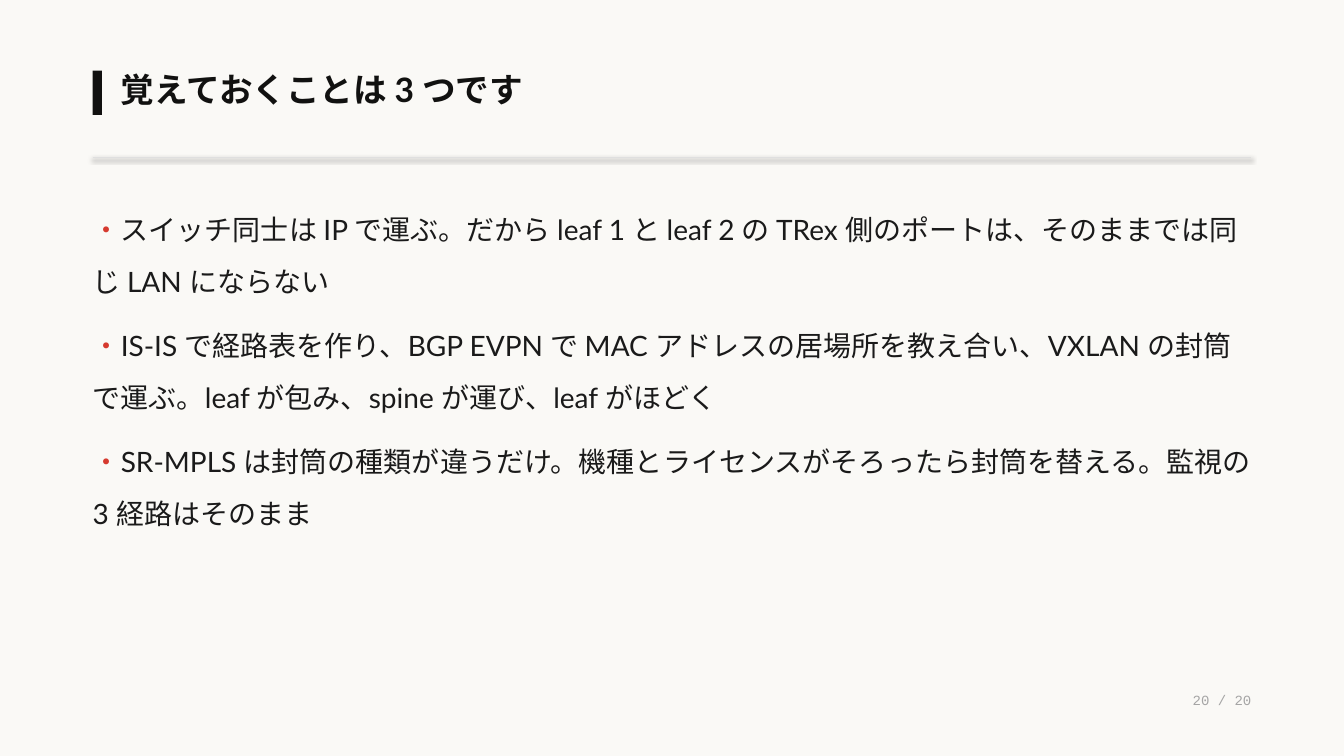
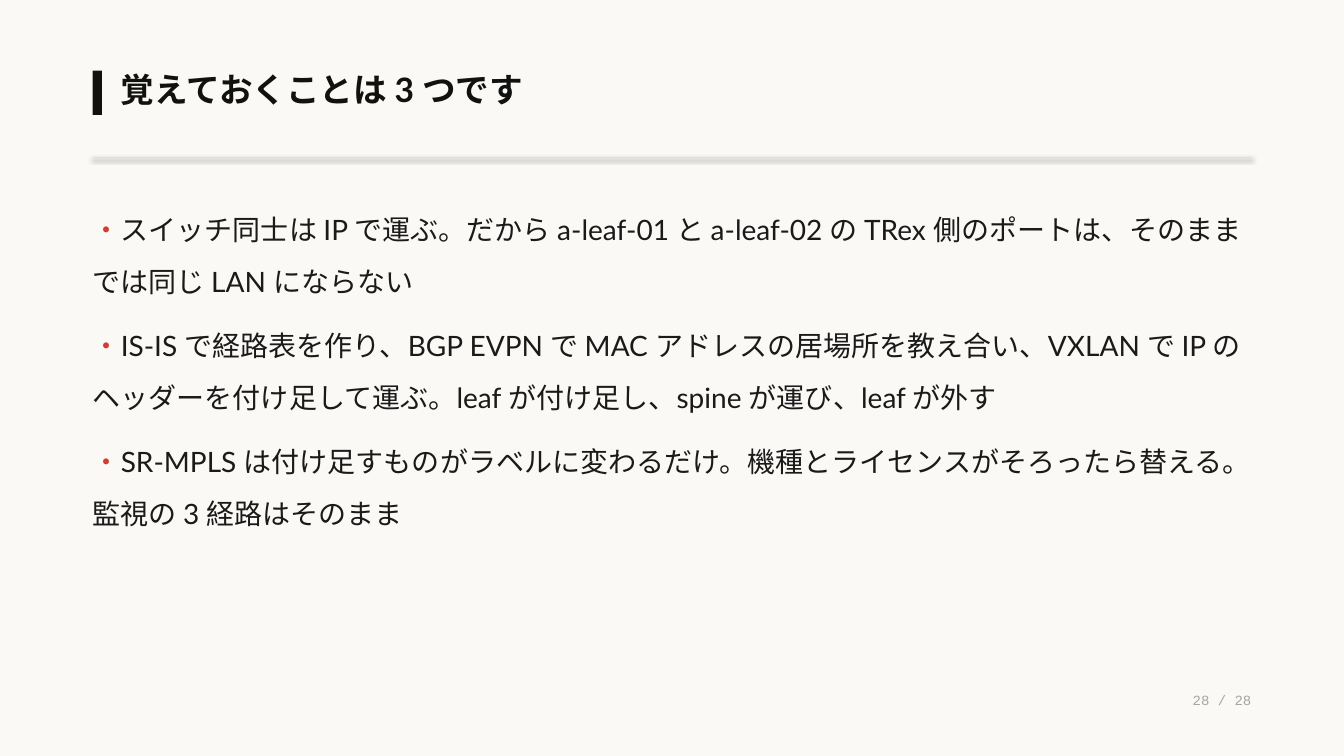
Before and after one commit to eddie-eights/nwc-poc, a slide deck: slide 28 of docs/lab-network-architecter.pptx (slide 20 before the commit). Drawn at 1344x756 pixels with LibreOffice and Linux fonts; fonts in the diff are those of the drawing. Boxes give left, top, right and bottom in pixels: in the first picture for what was removed or moved away, otherwise in the second. Text is boxed around its words. In the diff, an @@ line names an element or a change of style, - is before the commit and + after.

```diff
--- a/docs/lab-network-architecter.pptx
+++ b/docs/lab-network-architecter.pptx
@@ text at (93, 216, 1251, 527): text changed @@
-・スイッチ同士は IP で運ぶ。だから leaf 1 と leaf 2 の TRex 側のポートは、そのままでは同じ LAN にならない
-・IS-IS で経路表を作り、BGP EVPN で MAC アドレスの居場所を教え合い、VXLAN の封筒で運ぶ。leaf が包み、spine が運び、leaf がほどく
-・SR-MPLS は封筒の種類が違うだけ。機種とライセンスがそろったら封筒を替える。監視の 3 経路はそのまま
+・スイッチ同士は IP で運ぶ。だから a-leaf-01 と a-leaf-02 の TRex 側のポートは、そのままでは同じ LAN にならない
+・IS-IS で経路表を作り、BGP EVPN で MAC アドレスの居場所を教え合い、VXLAN で IP のヘッダーを付け足して運ぶ。leaf が付け足し、spine が運び、leaf が外す
+・SR-MPLS は付け足すものがラベルに変わるだけ。機種とライセンスがそろったら替える。監視の 3 経路はそのまま
```
Also in this commit, not shown: 18 other slides changed, 8 slides added, 1 other file.
